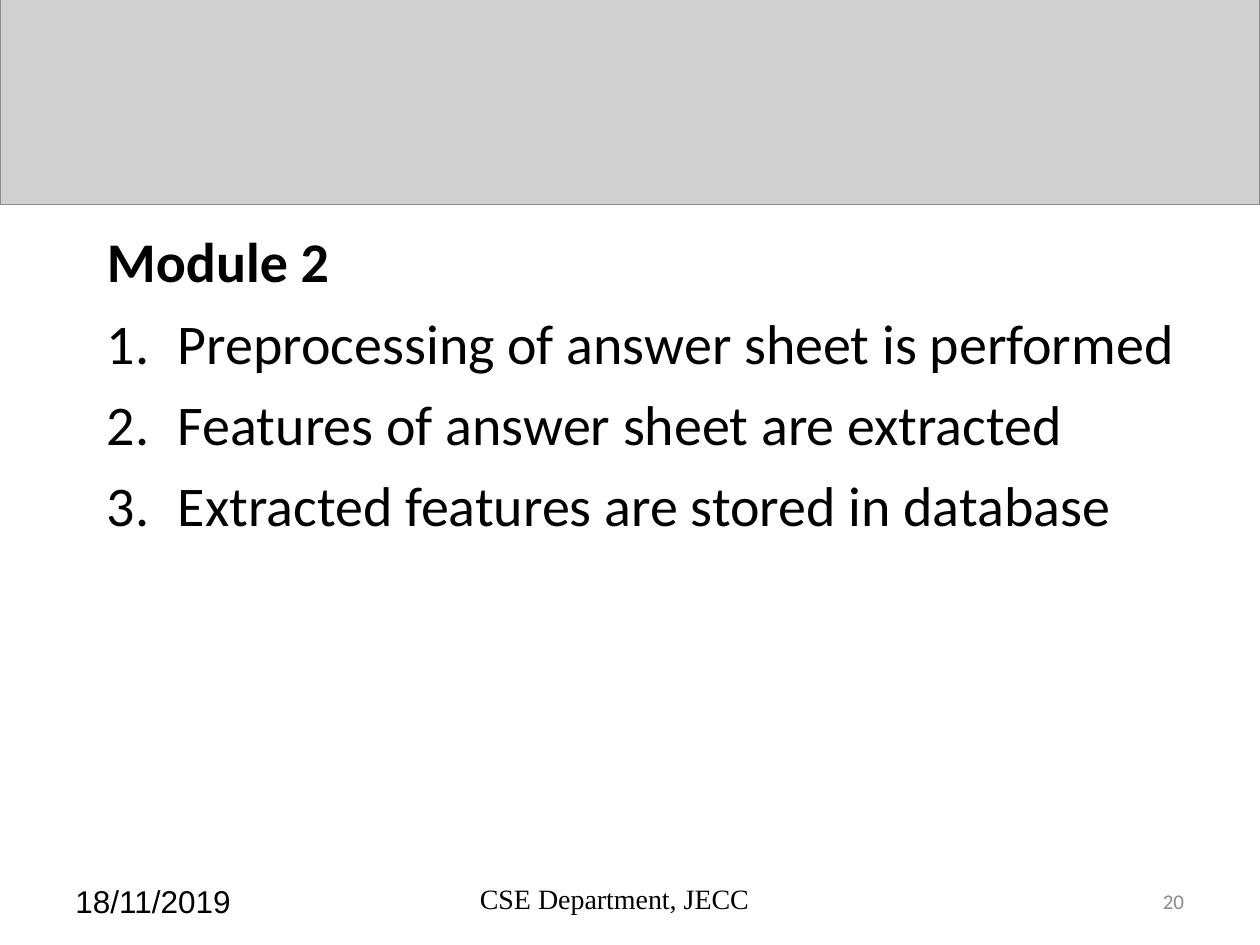
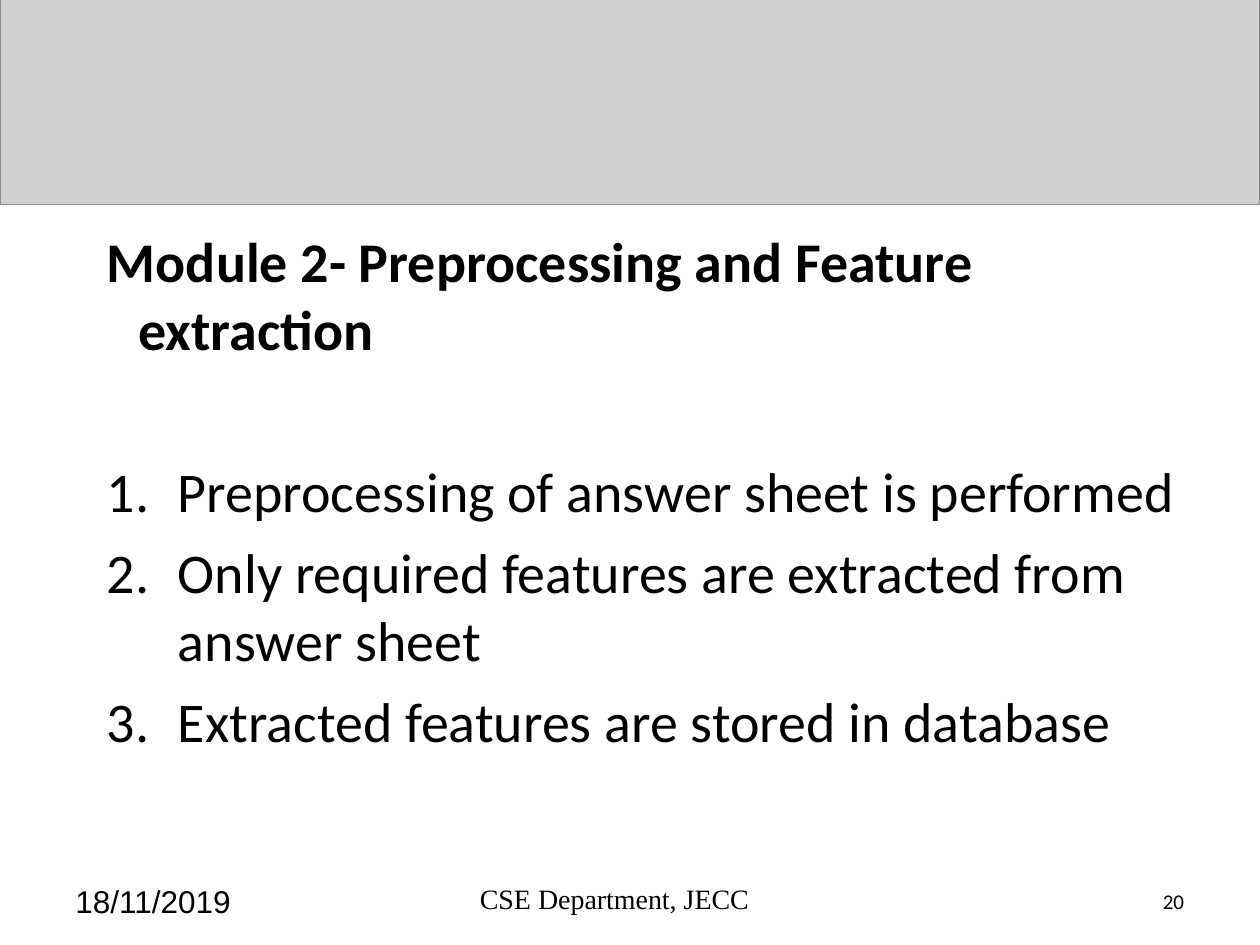
Before and after one commit to sreeragrnandan/Design-Project, a slide deck: slide 20 of DP G7 final review.pptx. Drawn at 1260x945 pixels with LibreOffice and Linux fonts; fonts in the diff are those of the drawing; grey boxes stand for pictures. Boxes give left, top, right and bottom in pixels: in the first picture for what was removed or moved away, otherwise in the second. Text is boxed around its words. In the diff, an @@ line names an element or a change of style, - is before the commit and + after.

```diff
--- a/DP G7 final review.pptx
+++ b/DP G7 final review.pptx
@@ text at [107,242,972,351]: text changed @@
-Module 2
+Module 2- Preprocessing and Feature extraction
@@ text at [178,554,1125,662]: text changed @@
-2. Features of answer sheet are extracted
+2. Only required features are extracted from answer sheet
@@ page number at [1163,895,1184,909]: text colour #898989 to #000000 @@
```
Also in this commit, not shown: 28 other slides changed, 43 other files.
